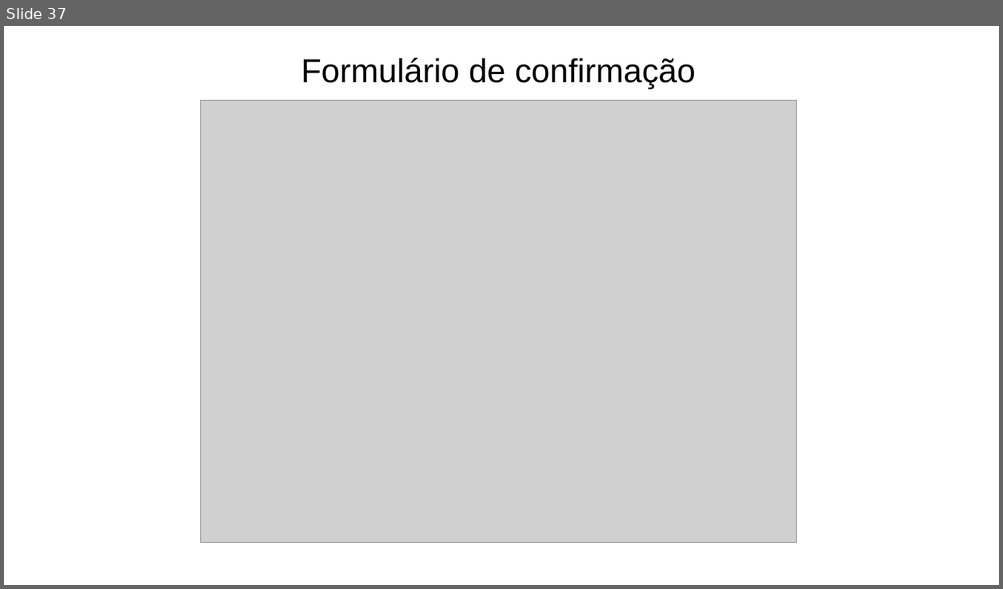
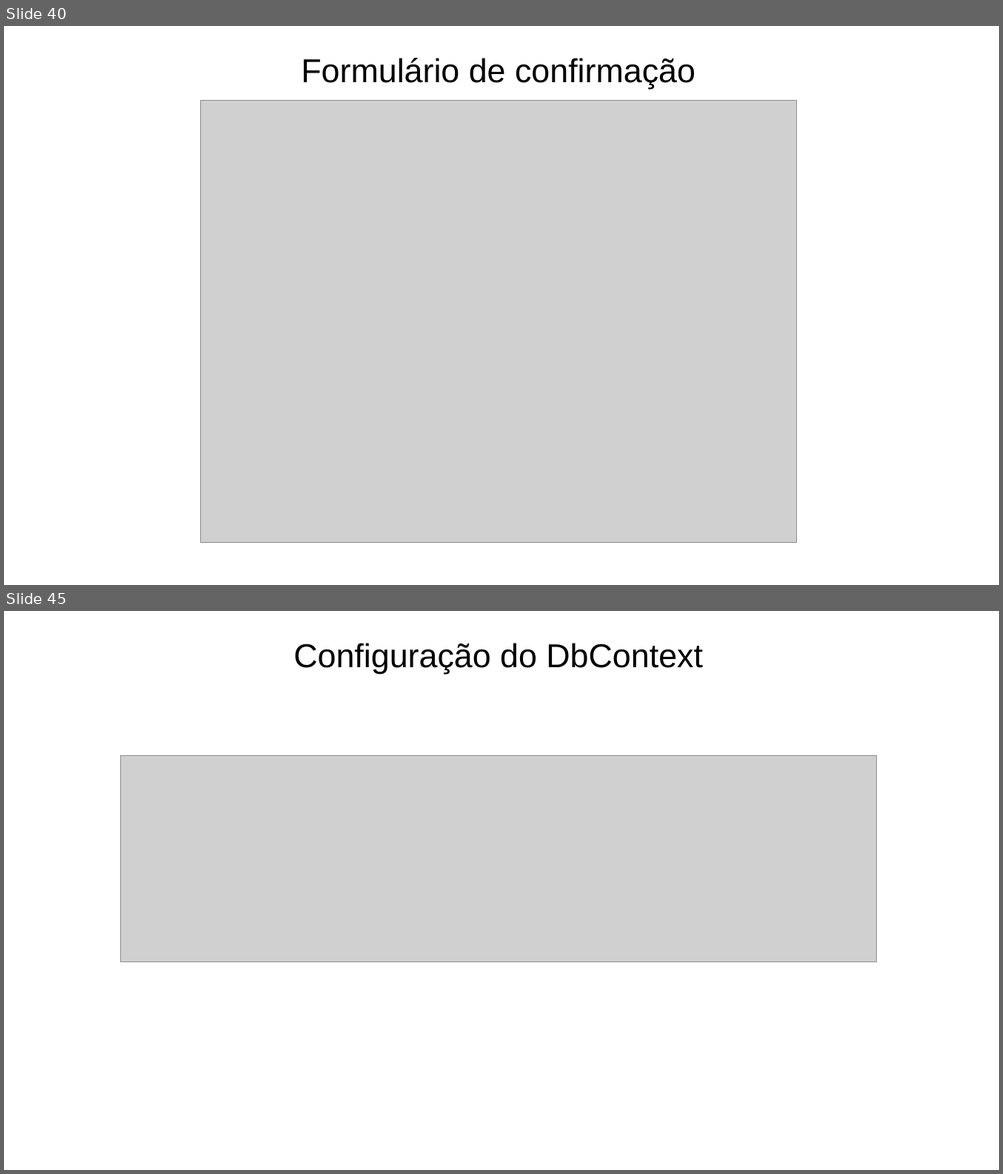
Before and after one commit to prodest/workshop-aspnet-core-mvc, a slide deck: workshop-aspnet-core-mvc.pptx. Shown one above the other, each under a label of ours: slide 37 before the commit, slides 40 and 45 after it; the slides between them are not shown. The pictures are 1003x589 and 1003x1174 pixels, drawn with LibreOffice and Linux fonts; fonts in the diff are those of the drawing; grey boxes stand for pictures; background and template pictures are left out. Boxes give left, top, right and bottom in pixels: in the first picture for what was removed or moved away, otherwise in the second. Text is boxed around its words. In the diff, an @@ line names an element or a change of style, - is before the commit and + after.

```diff
--- a/workshop-aspnet-core-mvc.pptx
+++ b/workshop-aspnet-core-mvc.pptx
@@ slide 45 added at box(4, 611, 999, 1170), background #FFFFFF @@
@@ text added at box(293, 643, 703, 674), 32 pt, text #000000 @@
+Configuração do DbContext
@@ picture added at box(120, 756, 877, 962) @@
@@ what was slide 37 is now slide 40 @@
```
Also in this commit, not shown: 3 slides changed, 10 other slides added, 12 other files.
